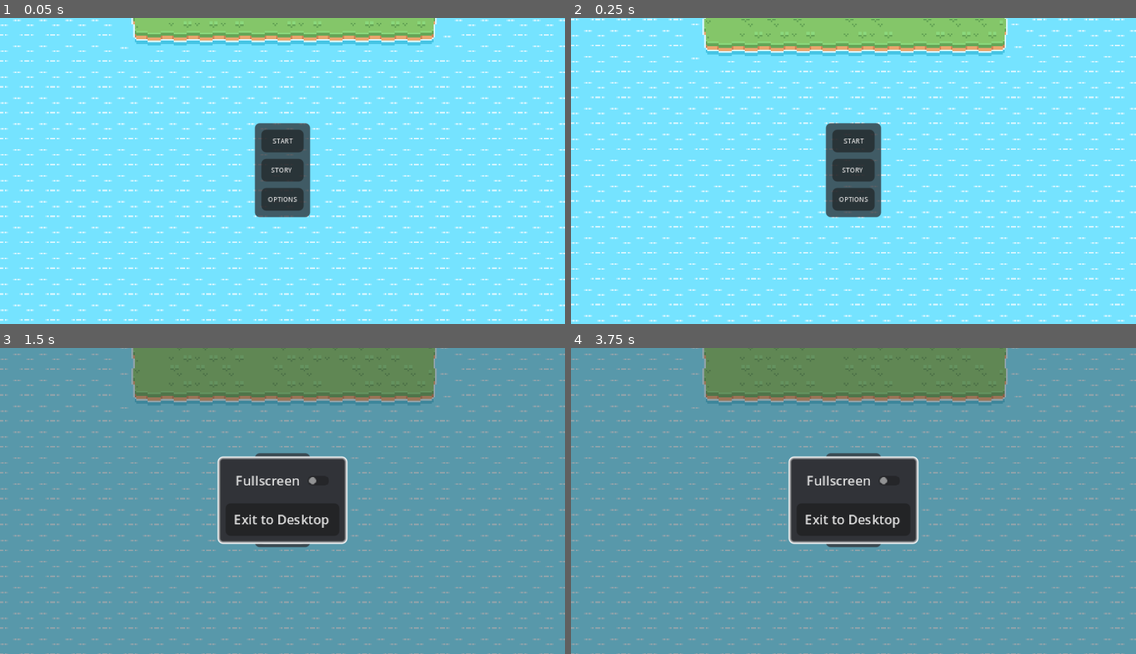
Above: before the commit, frames 1-4 (two rows, left to right).
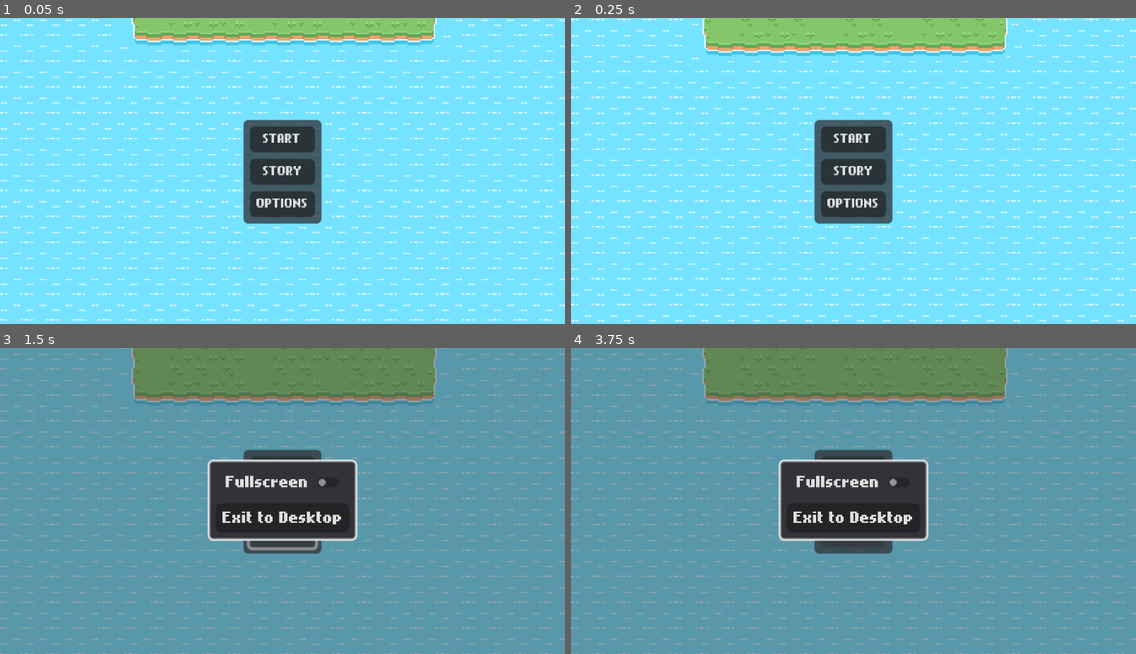
Above: after the commit, the same moments.

Repository: BonnGameDevKurs/gamedevgame
Game: Godot game, scene res://menus/start_menu/start_menu.tscn
The game is run twice, just before and just after one commit, with the same random seed, the same clock (stepped at 60 frames per second) and the same inputs.
Inputs:
- Up to frame 1 (0.05 s): no input
- Up to frame 2 (0.25 s): no input
- Up to frame 3 (1.5 s): click "OPTIONS" at 0.5 s; hold Right (fire_right) from 1.28 s (still down)
- Up to frame 4 (3.75 s): release Right (fire_right) at 2.03 s; hold Down (fire_down) 2.03-2.78 s; hold Right (fire_right) 2.78-3.53 s; hold Up (fire_up) from 3.53 s (still down)

The runs differ from the first frame. In frame 1, 3.2% of the frame differs, in the area x 43-57%, y 33-68%; in frame 2, 3.2%; in frame 3, 3.7%; in frame 4, 3.7%, in the area x 36-64%, y 33-68%.

Commit message:
change font

Diff:
--- a/menus/death_screen/death_screen.tscn
+++ b/menus/death_screen/death_screen.tscn
@@ -1,6 +1,7 @@
-[gd_scene load_steps=3 format=3 uid="uid://cj3rfysoalbsb"]
+[gd_scene load_steps=4 format=3 uid="uid://cj3rfysoalbsb"]
 
 [ext_resource type="Script" uid="uid://dqfxoxf84divd" path="res://menus/death_screen/death_screen.gd" id="1_uktrk"]
+[ext_resource type="FontFile" uid="uid://bug4bpkhu10u5" path="res://assets/nokiafc22.ttf" id="2_mq3n5"]
 
 [sub_resource type="StyleBoxEmpty" id="StyleBoxEmpty_mq3n5"]
 
@@ -37,6 +38,7 @@
 [node name="Label" type="Label" parent="Panel/MarginContainer/VBoxContainer"]
 layout_mode = 2
 theme_override_colors/font_color = Color(1, 0, 0, 1)
+theme_override_fonts/font = ExtResource("2_mq3n5")
 theme_override_font_sizes/font_size = 24
 text = "YOU DIED!"
 horizontal_alignment = 1
@@ -51,4 +53,5 @@
 process_mode = 3
 layout_mode = 2
 size_flags_horizontal = 4
+theme_override_fonts/font = ExtResource("2_mq3n5")
 text = "Restart"
--- a/menus/options_menu/OptionsMenu.tscn
+++ b/menus/options_menu/OptionsMenu.tscn
@@ -1,8 +1,9 @@
-[gd_scene load_steps=6 format=3 uid="uid://bbdfgudxbjle5"]
+[gd_scene load_steps=7 format=3 uid="uid://bbdfgudxbjle5"]
 
 [ext_resource type="Script" uid="uid://ctywqwkudcho7" path="res://menus/options_menu/full_screen.gd" id="1_exki5"]
 [ext_resource type="Script" uid="uid://cldmwib113sm3" path="res://menus/options_menu/options_menu.gd" id="1_kv6tk"]
 [ext_resource type="Script" uid="uid://tnipq7flcp27" path="res://menus/options_menu/exit_button.gd" id="2_bnqm3"]
+[ext_resource type="FontFile" uid="uid://bug4bpkhu10u5" path="res://assets/nokiafc22.ttf" id="2_shqvc"]
 
 [sub_resource type="StyleBoxFlat" id="StyleBoxFlat_bnqm3"]
 bg_color = Color(0.192157, 0.2, 0.219608, 0.427451)
@@ -54,12 +55,14 @@
 [node name="FullscreenButton" type="CheckButton" parent="PanelContainer/CenterContainer/PanelContainer/MarginContainer/VBoxContainer"]
 layout_mode = 2
 theme_override_constants/icon_max_width = 14
+theme_override_fonts/font = ExtResource("2_shqvc")
 theme_override_font_sizes/font_size = 8
 text = "Fullscreen"
 script = ExtResource("1_exki5")
 
 [node name="ExitButton" type="Button" parent="PanelContainer/CenterContainer/PanelContainer/MarginContainer/VBoxContainer"]
 layout_mode = 2
+theme_override_fonts/font = ExtResource("2_shqvc")
 theme_override_font_sizes/font_size = 8
 text = "Exit to Desktop"
 script = ExtResource("2_bnqm3")
--- a/menus/start_menu/start_menu.tscn
+++ b/menus/start_menu/start_menu.tscn
@@ -1,10 +1,11 @@
-[gd_scene load_steps=11 format=4 uid="uid://dplnmxkaqw7qv"]
+[gd_scene load_steps=12 format=4 uid="uid://dplnmxkaqw7qv"]
 
 [ext_resource type="TileSet" uid="uid://o2pw3q66ur8l" path="res://assets/tilesets/grass_water_dirt/grass_water_dirt_tileset.tres" id="1_g3ifd"]
 [ext_resource type="PackedScene" uid="uid://dn5pmqnms068s" path="res://characters/player/Player.tscn" id="2_w37o8"]
 [ext_resource type="Script" uid="uid://wblgqtpa5x13" path="res://menus/start_menu/static_player.gd" id="3_2fv6y"]
 [ext_resource type="Texture2D" uid="uid://b1kc1ujkcgs2l" path="res://assets/keg.png" id="4_r7mew"]
 [ext_resource type="Script" uid="uid://d3sw0dplqkg67" path="res://menus/start_menu/start_button.gd" id="5_un03f"]
+[ext_resource type="FontFile" uid="uid://bug4bpkhu10u5" path="res://assets/nokiafc22.ttf" id="5_w37o8"]
 [ext_resource type="Script" uid="uid://d30ps3netuafa" path="res://menus/start_menu/options_button.gd" id="6_jxplj"]
 
 [sub_resource type="Animation" id="Animation_h61rw"]
@@ -123,20 +124,23 @@
 [node name="StartButton" type="Button" parent="CanvasLayer/CenterContainer/PanelContainer/MarginContainer/VBoxContainer"]
 layout_mode = 2
 size_flags_vertical = 4
-theme_override_font_sizes/font_size = 4
+theme_override_fonts/font = ExtResource("5_w37o8")
+theme_override_font_sizes/font_size = 6
 text = "START"
 script = ExtResource("5_un03f")
 
 [node name="StoryButton" type="Button" parent="CanvasLayer/CenterContainer/PanelContainer/MarginContainer/VBoxContainer"]
 layout_mode = 2
 size_flags_vertical = 4
-theme_override_font_sizes/font_size = 4
+theme_override_fonts/font = ExtResource("5_w37o8")
+theme_override_font_sizes/font_size = 6
 text = "STORY"
 
 [node name="OptionsButton" type="Button" parent="CanvasLayer/CenterContainer/PanelContainer/MarginContainer/VBoxContainer"]
 layout_mode = 2
 size_flags_vertical = 4
-theme_override_font_sizes/font_size = 4
+theme_override_fonts/font = ExtResource("5_w37o8")
+theme_override_font_sizes/font_size = 6
 text = "OPTIONS"
 script = ExtResource("6_jxplj")
 
--- a/scenes/main.tscn
+++ b/scenes/main.tscn
@@ -1,9 +1,10 @@
-[gd_scene load_steps=8 format=4 uid="uid://h164m4d5wn4j"]
+[gd_scene load_steps=9 format=4 uid="uid://h164m4d5wn4j"]
 
 [ext_resource type="PackedScene" uid="uid://dn5pmqnms068s" path="res://characters/player/Player.tscn" id="1_6gmmr"]
 [ext_resource type="TileSet" uid="uid://o2pw3q66ur8l" path="res://assets/tilesets/grass_water_dirt/grass_water_dirt_tileset.tres" id="1_81ydp"]
 [ext_resource type="Script" uid="uid://u04vv6qah2ac" path="res://scenes/main.gd" id="1_tefeu"]
 [ext_resource type="PackedScene" uid="uid://bkhcmswqnxk1i" path="res://misc/keg/keg.tscn" id="3_tbgi4"]
+[ext_resource type="FontFile" uid="uid://bug4bpkhu10u5" path="res://assets/nokiafc22.ttf" id="5_tipki"]
 [ext_resource type="PackedScene" uid="uid://cj3rfysoalbsb" path="res://menus/death_screen/death_screen.tscn" id="7_o6xl0"]
 [ext_resource type="Script" uid="uid://c666rt15y1p67" path="res://misc/kill_counter_label.gd" id="8_tipki"]
 [ext_resource type="PackedScene" uid="uid://nvsa1hfsclia" path="res://characters/enemy/enemy.tscn" id="9_85g3d"]
@@ -49,6 +50,7 @@
 [node name="Label" type="Label" parent="CanvasLayer/PanelContainer/MarginContainer"]
 layout_mode = 2
 size_flags_horizontal = 4
+theme_override_fonts/font = ExtResource("5_tipki")
 theme_override_font_sizes/font_size = 6
 text = "Kills: 0"
 script = ExtResource("8_tipki")
Binary file added: assets/nokiafc22.ttf
Not shown, added: assets/nokiafc22.ttf.import
